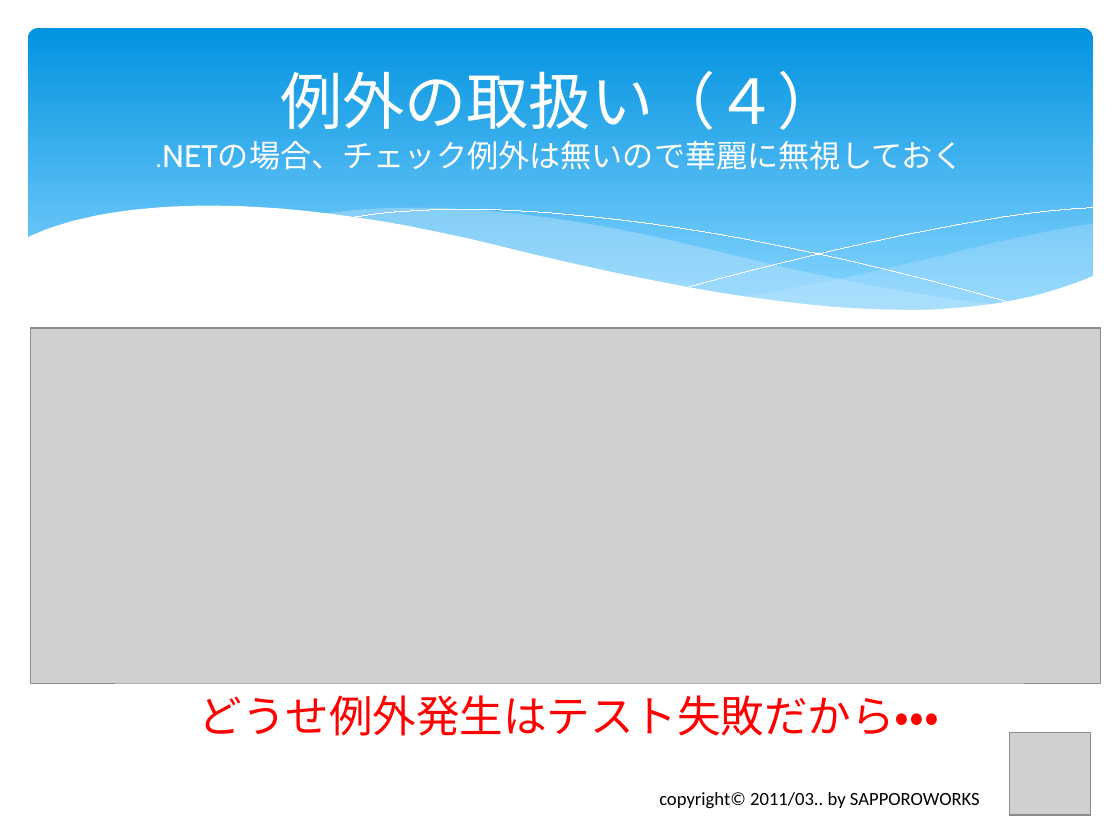
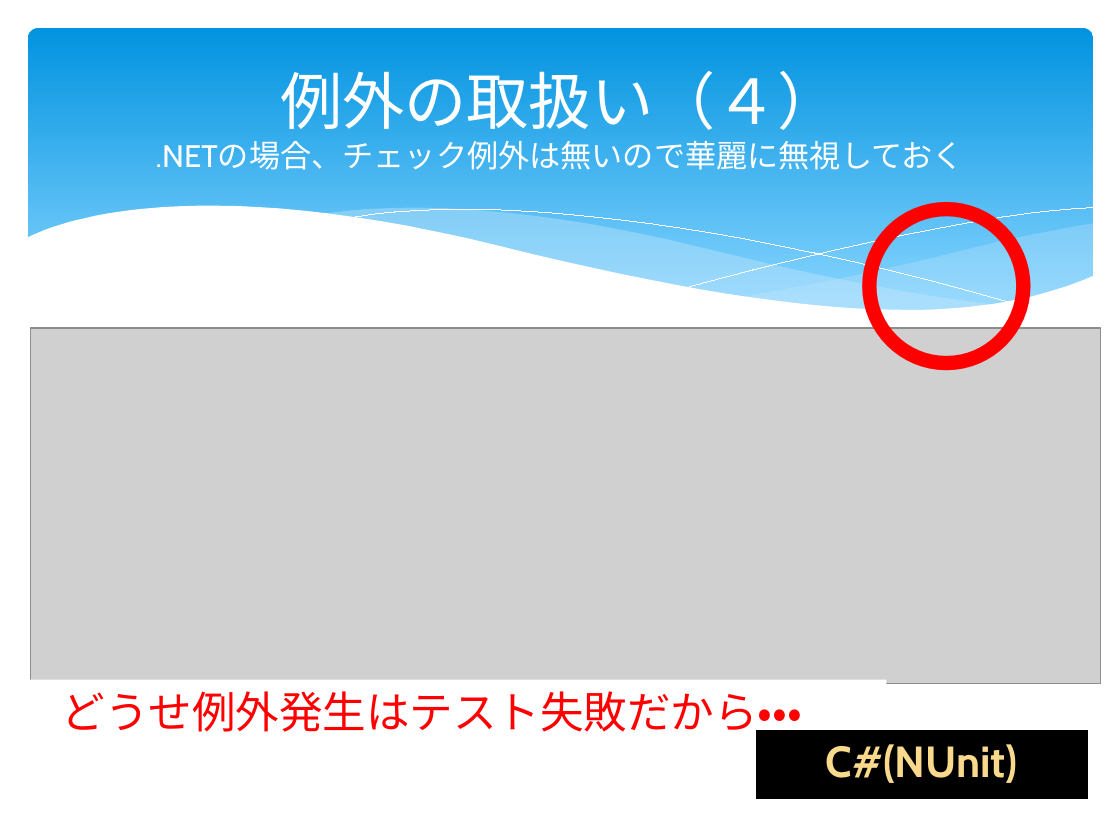
Before and after one commit to furuya02/clrh78, a slide deck: slide 63 of C# から Java へのプログラム移植で体験したTDDの効果は？.pptx (slide 35 before the commit). Drawn at 1120x840 pixels with LibreOffice and Linux fonts; fonts in the diff are those of the drawing; grey boxes stand for pictures. Boxes give left, top, right and bottom in pixels: in the first picture for what was removed or moved away, otherwise in the second. Text is boxed around its words. In the diff, an @@ line names an element or a change of style, - is before the commit and + after.

```diff
--- a/C# から Java へのプログラム移植で体験したTDDの効果は？.pptx
+++ b/C# から Java へのプログラム移植で体験したTDDの効果は？.pptx
@@ text added at [853,168,1040,371], 120 pt, text #FF0000 @@
+〇
@@ rectangle "どうせ例外発生はテスト失敗だから・・・": place and size @@
-rectangle "どうせ例外発生はテスト失敗だから・・・" at [115,683,1024,747]
+rectangle "どうせ例外発生はテスト失敗だから・・・" at [0,680,886,744]
@@ rectangle added at [754,729,1089,801], fill #000000, outline #FFFFFF 2 pt, 28 pt, text #F9D98C, bold @@
+C#(NUnit)
@@ picture removed at [1010,732,1091,814] @@
@@ text removed at [659,792,980,809] @@
-copyright© 2011/03.. by SAPPOROWORKS
```
Also in this commit, not shown: 11 other slides changed, 23 slides added.
